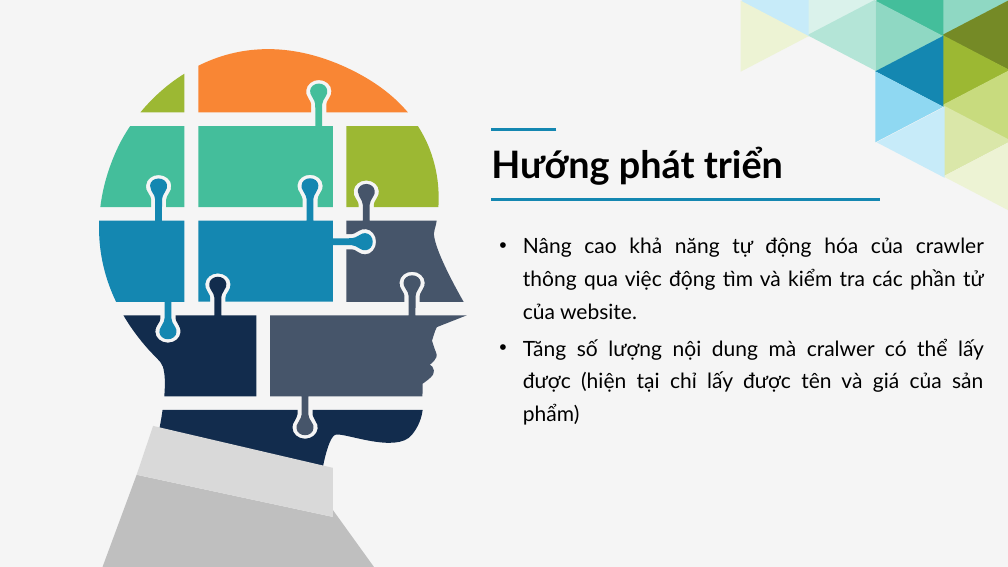
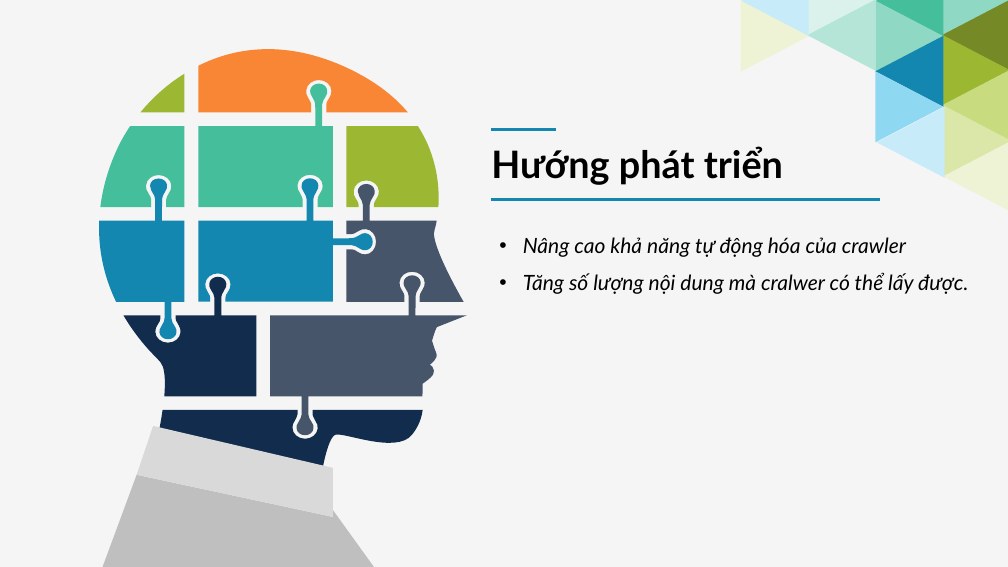
Before and after one commit to HaiUIT-zz/Price-Compare-System, a slide deck: slide 15 of presentation/final-file-present/Report-Project-14012018.pptx. Drawn at 1008x567 pixels with LibreOffice and Linux fonts; fonts in the diff are those of the drawing. Boxes give left, top, right and bottom in pixels: in the first picture for what was removed or moved away, otherwise in the second. Text is boxed around its words. In the diff, an @@ line names an element or a change of style, - is before the commit and + after.

Commit message:
modify presentation slide

```diff
--- a/presentation/final-file-present/Report-Project-14012018.pptx
+++ b/presentation/final-file-present/Report-Project-14012018.pptx
@@ text at (523,237,968,294): text changed; italic on @@
-• Nâng cao khả năng tự động hóa của crawler thông qua việc động tìm và kiểm tra các phần tử của website.
-• Tăng số lượng nội dung mà cralwer có thể lấy được (hiện tại chỉ lấy được tên và giá của sản phẩm)
+• Nâng cao khả năng tự động hóa của crawler
+• Tăng số lượng nội dung mà cralwer có thể lấy được.
```
Also in this commit, not shown: 10 other slides changed, 1 slide added, 2 slides removed.
